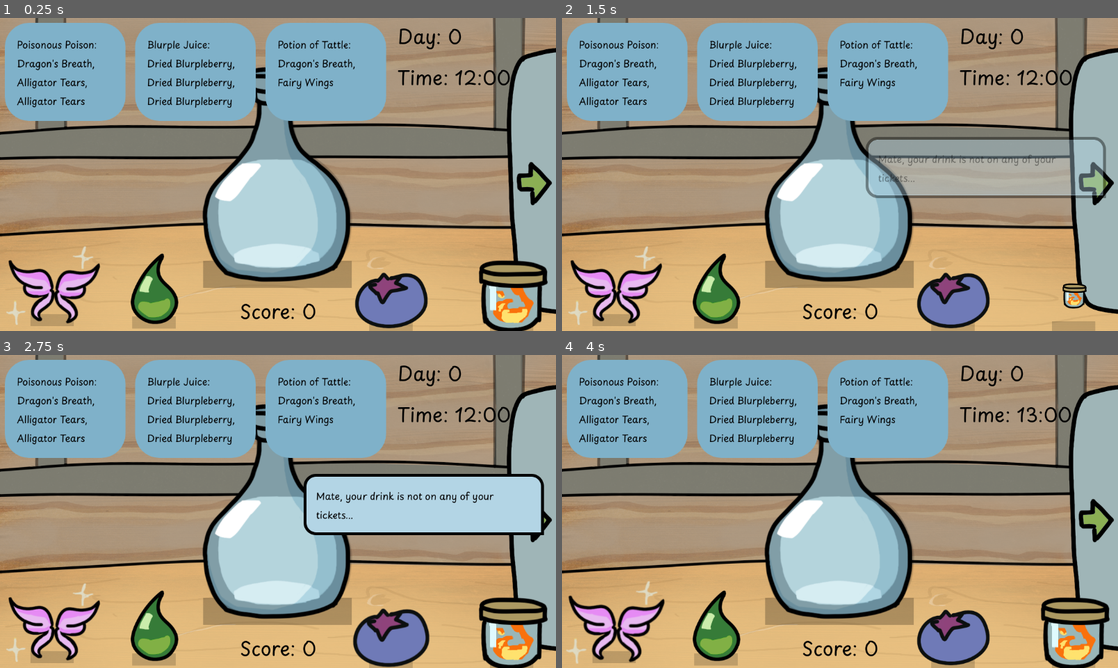
Above: before the commit, frames 1-4 (two rows, left to right).
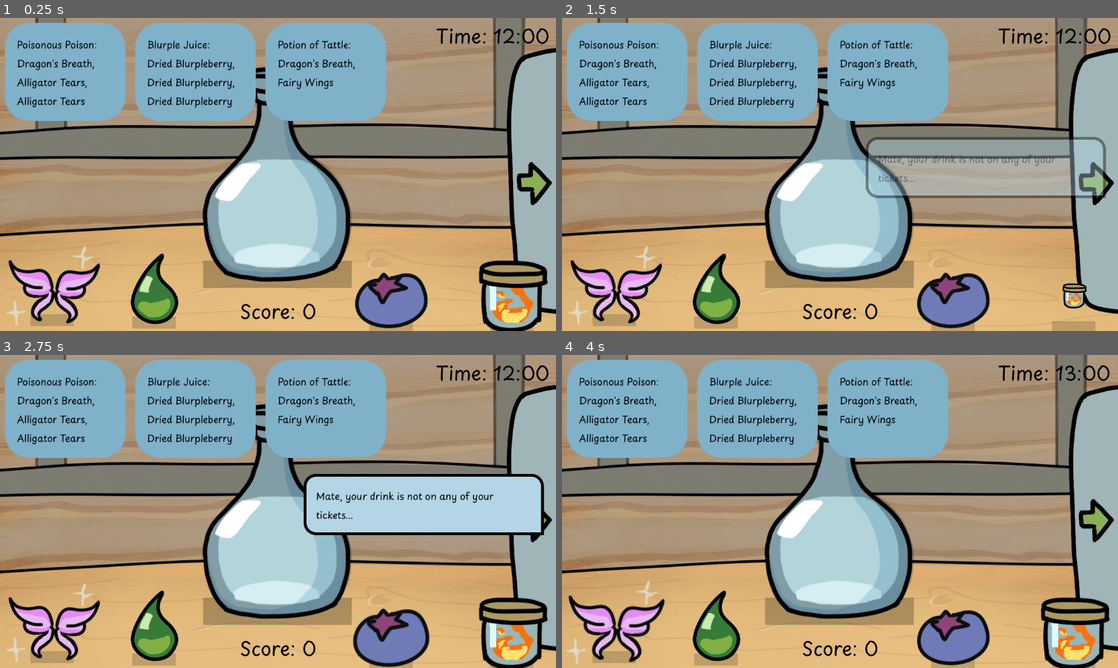
Above: after the commit, the same moments.

Repository: andreaTheCoder/MiniJam207Primal
Game: Godot game, scene res://scenes/shop.tscn
Two runs of this game, one before a commit and one after it. Both use one fixed random seed, a clock stepped at 60 frames per second and the inputs below. Sound files missing from this copy of the repository are replaced by a short silence.
Inputs (mouse positions are in pixels of both pictures, inside the frame that each line leads up to):
- Up to frame 1 (0.25 s): no input
- Up to frame 2 (1.5 s): tap Enter (ui_accept) at 0.5, 0.77, 1.25 s; move the mouse to (840, 212) at 0.52 s; press the mouse at (840, 212) at 0.53 s; move the mouse to (1073, 296) at 1.27 s; release the mouse at (1073, 296) at 1.28 s; click (1073, 296) at 1.35 s
- Up to frame 3 (2.75 s): tap Enter (ui_accept) at 1.52 s; move the mouse to (389, 630) at 2.02 s; press the mouse at (389, 630) at 2.03 s
- Up to frame 4 (4 s): tap Enter (ui_accept) at 2.75, 3.02, 3.77 s; move the mouse to (717, 627) at 2.77 s; release the mouse at (717, 627) at 2.78 s; click (717, 627) at 2.85 s; move the mouse to (612, 624) at 3.52 s; press the mouse at (612, 624) at 3.53 s

The runs differ from the first frame. In frame 1, 0.8% of the frame differs, in the area x 71-99%, y 3-22%; in frame 2, 0.8%; in frame 3, 0.8%; in frame 4, 0.8%.

Commit message:
day counter changes

Diff:
--- a/scenes/ui.tscn
+++ b/scenes/ui.tscn
@@ -57,6 +57,7 @@
 vertical_alignment = 1
 
 [node name="Day Label" type="RichTextLabel" parent="." unique_id=1768498442]
+visible = false
 offset_left = 824.0
 offset_top = -1.0
 offset_right = 961.0
@@ -65,18 +66,16 @@
 text = "Day: 0"
 
 [node name="Time Label" type="RichTextLabel" parent="." unique_id=1714952886]
-offset_left = 823.0
-offset_top = 84.0
-offset_right = 1138.0
-offset_bottom = 165.0
+offset_left = 903.0
+offset_top = -2.0
+offset_right = 1218.0
+offset_bottom = 79.0
 theme_override_font_sizes/normal_font_size = 40
 text = "Time: 10:00"
 
 [node name="Timer" type="Timer" parent="Time Label" unique_id=350988001]
 wait_time = 3.0
 autostart = true
-
-[node name="Fade" parent="." unique_id=383164694 instance=ExtResource("3_yev5y")]
 
 [node name="VerticalTextBubbleContainer" type="VBoxContainer" parent="." unique_id=1476992803]
 custom_minimum_size = Vector2(10, 10)
@@ -86,4 +85,18 @@
 offset_bottom = 319.0
 theme_override_constants/separation = 20
 
+[node name="Fade" parent="." unique_id=383164694 instance=ExtResource("3_yev5y")]
+
+[node name="Day Counter" type="RichTextLabel" parent="Fade" unique_id=1506106522]
+visible = false
+offset_left = 297.0
+offset_top = 220.0
+offset_right = 855.0
+offset_bottom = 428.0
+theme_override_colors/default_color = Color(1, 1, 1, 1)
+theme_override_font_sizes/normal_font_size = 100
+text = "Day: 1"
+horizontal_alignment = 1
+vertical_alignment = 1
+
 [connection signal="timeout" from="Time Label/Timer" to="." method="_on_timer_timeout"]
--- a/scripts/ui.gd
+++ b/scripts/ui.gd
@@ -2,6 +2,7 @@
 @onready var time_label: RichTextLabel = $"Time Label"
 @onready var day_label: RichTextLabel = $"Day Label"
 @onready var score_label: RichTextLabel = $"Score Label"
+@onready var day_counter: RichTextLabel = $"Fade/Day Counter"
 const TICKET_PANEL: PackedScene = preload("res://scenes/ticket_panel.tscn")
 const NEWS: PackedScene = preload("res://scenes/news.tscn")
 const CUSTOMER_TEXT : PackedScene = preload("res://scenes/customer_text.tscn")
@@ -19,6 +20,7 @@
 	EventBus.out_of_tickets.connect(_out_of_tickets)
 	EventBus.add_customer_text.connect(_add_customer_text)
 	EventBus.score_change.connect(_score_change)
+	day_counter.modulate.a = 0
 	set_time()
 	set_day()
 
@@ -73,7 +75,12 @@
 		Global.orders.clear()
 		Global.potion.ingredients.clear()
 		EventBus.out_of_tickets.emit()
+		day_counter.show()
+		var tweener = get_tree().create_tween()
+		await tweener.tween_property(day_counter, "modulate:a", 1, 2).finished
 	else:
 		get_tree().change_scene_to_packed(NEWS)
 		return
+	var tweener = get_tree().create_tween()
+	tweener.tween_property(day_counter, "modulate:a", 0, 2.5)
 	await fade.fade(0, 2.5).finished
